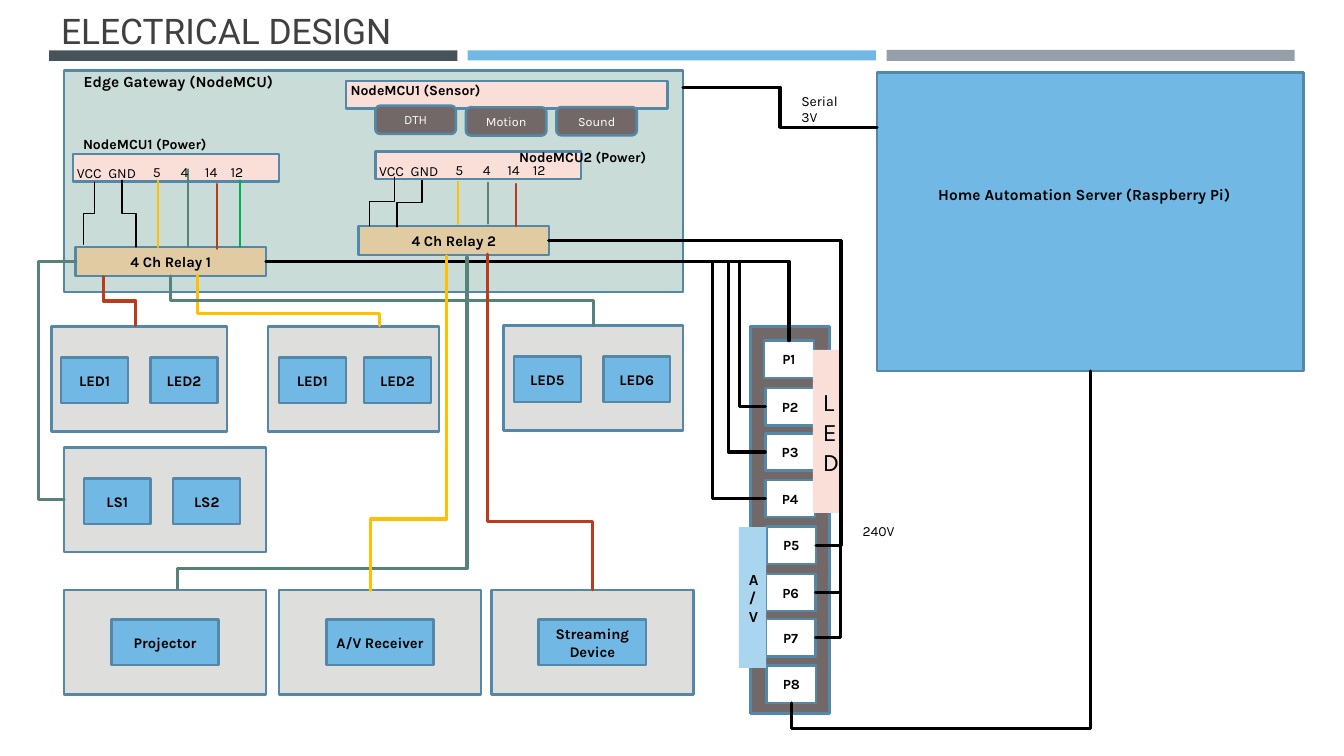
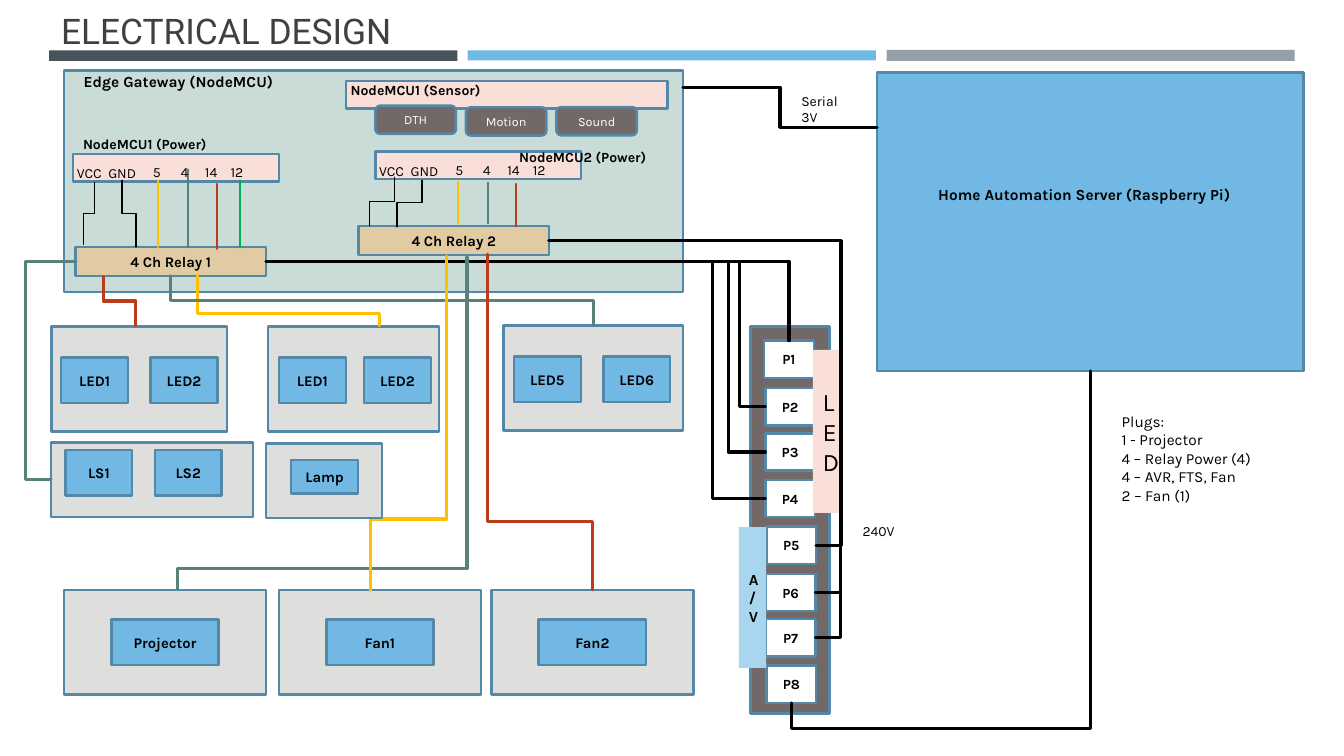
Before and after one commit to buddydip/IotStarter, a slide deck: slide 5 of HomeAutomation.pptx (slide 4 before the commit). Drawn at 1344x756 pixels with LibreOffice and Linux fonts; fonts in the diff are those of the drawing. Boxes give left, top, right and bottom in pixels: in the first picture for what was removed or moved away, otherwise in the second. Text is boxed around its words. In the diff, an @@ line names an element or a change of style, - is before the commit and + after.

```diff
--- a/HomeAutomation.pptx
+++ b/HomeAutomation.pptx
@@ elbow line moved from (76, 261) - (65, 500) to (76, 261) - (51, 480) @@
@@ text added at (1122,416,1251,503), 11 pt, text #000000 @@
+Plugs:
+1 - Projector
+4 – Relay Power (4)
+4 – AVR, FTS, Fan
+2 – Fan (1)
@@ rectangle: place and size @@
-rectangle at (65,448,266,553)
+rectangle at (51,443,253,517)
@@ rectangle added at (266,444,382,518), fill #DEDEDC, outline #5489A9 1.75 pt @@
@@ rectangle "LS1": place and size @@
-rectangle "LS1" at (84,479,150,524)
+rectangle "LS1" at (66,450,132,495)
@@ rectangle "LS2": place and size @@
-rectangle "LS2" at (173,479,240,524)
+rectangle "LS2" at (155,450,222,495)
@@ rectangle added at (291,460,358,493), fill #71B9E4, outline #5489A9 1.75 pt, 10.5 pt, text #000000, bold @@
+Lamp
@@ text in rectangle at (365,638,395,648): text changed @@
-A/V Receiver
+Fan1
@@ text in rectangle at (575,638,609,648): text changed @@
-Streaming Device
+Fan2
```
Also in this commit, not shown: 1 other slide changed, 3 slides added.
